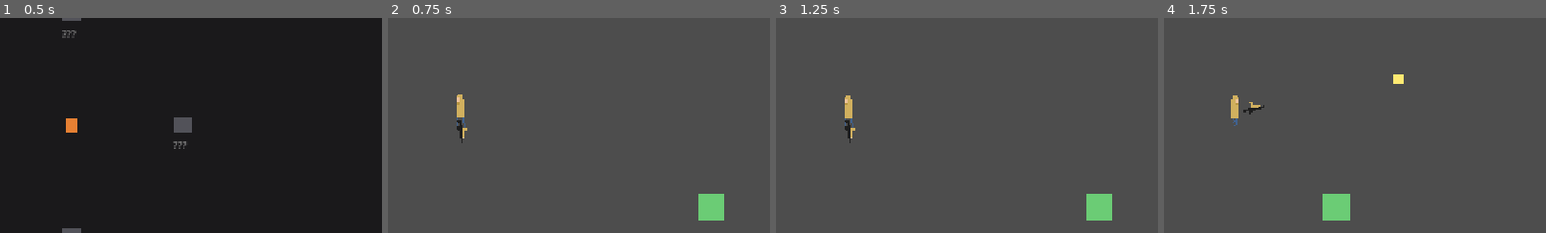
Above: before the commit, frames 1-4 (left to right).
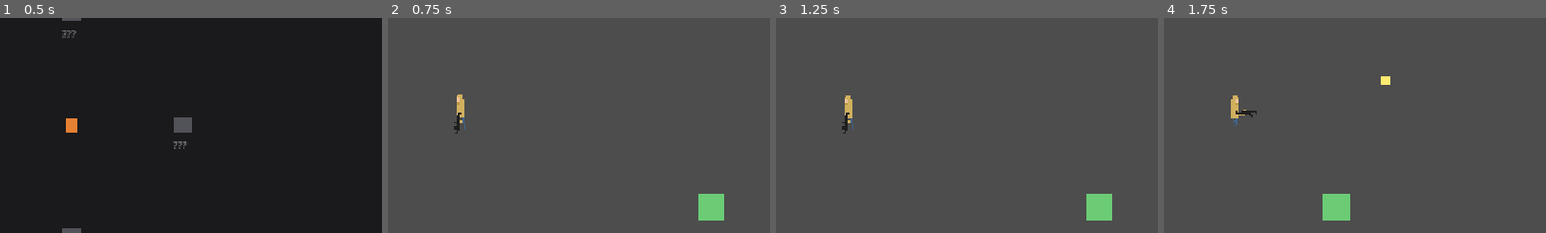
Above: after the commit, the same moments.

Repository: HomilBBANG/rt_Hilling_Game
Game: Godot game, scene res://scenes/main.tscn
The game is run twice, just before and just after one commit, with the same random seed, the same clock (stepped at 60 frames per second) and the same inputs.
Inputs (mouse positions are % of the whole screen's width and height, from its top left):
- Up to frame 1 (0.5 s): no input
- Up to frame 2 (0.75 s): click "탐사 나가기 →" at 0.5 s
- Up to frame 3 (1.25 s): no input
- Up to frame 4 (1.75 s): tap Enter at 1.25 s; move the mouse to (72, 45) at 1.27 s; hold D from 1.28 s (still down); hold E from 1.28 s (still down); click (72, 45) at 1.42 s
The pictures show only the part of the screen within x 41-91%, y 28-78%; the shares and areas given below are measured in that part.

Frame 1 is identical in both runs. In frame 2, 0.2% of the frame differs, in the area x 17-21%, y 44-59%; in frame 3, 0.2%; in frame 4, 0.4%, in the area x 18-63%, y 26-47%.

Commit message:
팔/총 어깨 정렬: flip 제거 + offset/muzzle 재계산
Co-Authored-By: Claude Opus 4.8 <noreply@anthropic.com>

Diff:
--- a/scenes/entities/player/player.tscn
+++ b/scenes/entities/player/player.tscn
@@ -24,14 +24,12 @@
 
 [node name="Arm" type="Sprite2D" parent="Aim"]
 texture_filter = 1
-flip_h = true
-offset = Vector2(16, 0)
+offset = Vector2(6, 5)
 texture = ExtResource("4")
 
 [node name="Gun" type="Sprite2D" parent="Aim"]
 texture_filter = 1
-flip_h = true
-offset = Vector2(16, 0)
+offset = Vector2(9, 2)
 texture = ExtResource("3")
 
 [node name="Slash" type="Polygon2D" parent="Aim"]
@@ -40,7 +38,7 @@
 polygon = PackedVector2Array(6, -9, 58, -28, 72, 0, 58, 28, 6, 9)
 
 [node name="Muzzle" type="Marker2D" parent="Aim"]
-position = Vector2(30, 0)
+position = Vector2(19, 0)
 
 [node name="Camera" type="Camera2D" parent="."]
 zoom = Vector2(2, 2)
Not shown, changed: docs/HANDOFF.md
